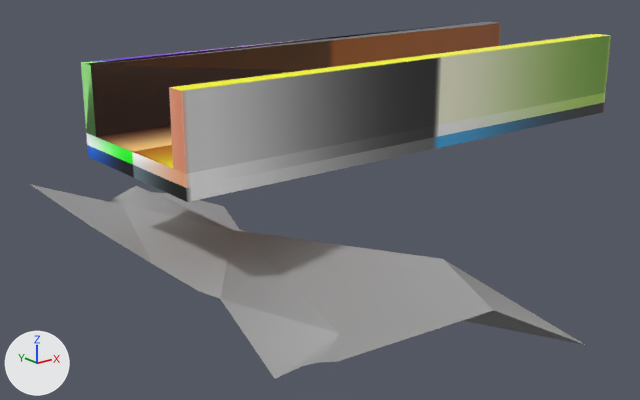
The FBX model Rogue-Robots/Assets/Models/ModularBlocks/FloorBridge2_Col.fbx as it was, and as the next commit left it.
Both versions are drawn from a 50 mm lens placed at (-5.67, -6.29, 3.3), pointed at (-0.47, 0.22, 0.7). Every picture has the same lights, and +X, +Y and +Z are marked at lower left.

The first picture shows 'FloorBridge2_Col'.
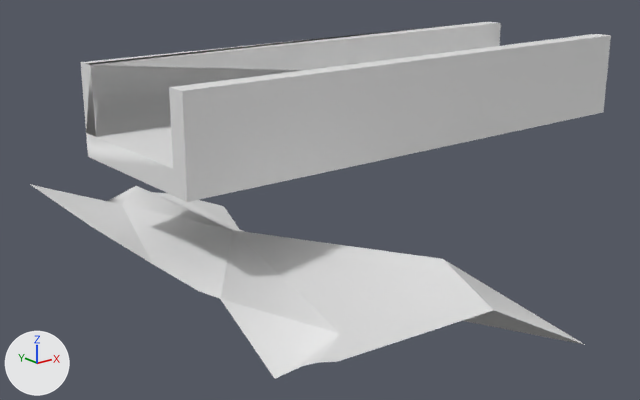
The edits, one by one:
me_scene_019 has 50 vertices, 76 faces and spans x -2.57..2.57, y -2.5..2.5, z 0.0..2.18.
me_scene_019 no longer uses material mat_pp_standard_material_005 (picture img_pp_color_palette_png).

Pixel boxes (x1, y1, x2, y2) of what changed, in the pictures (640 x 400 px):
'FloorBridge2_Col', recoloured (grey to white): (30, 22, 611, 379) in both
